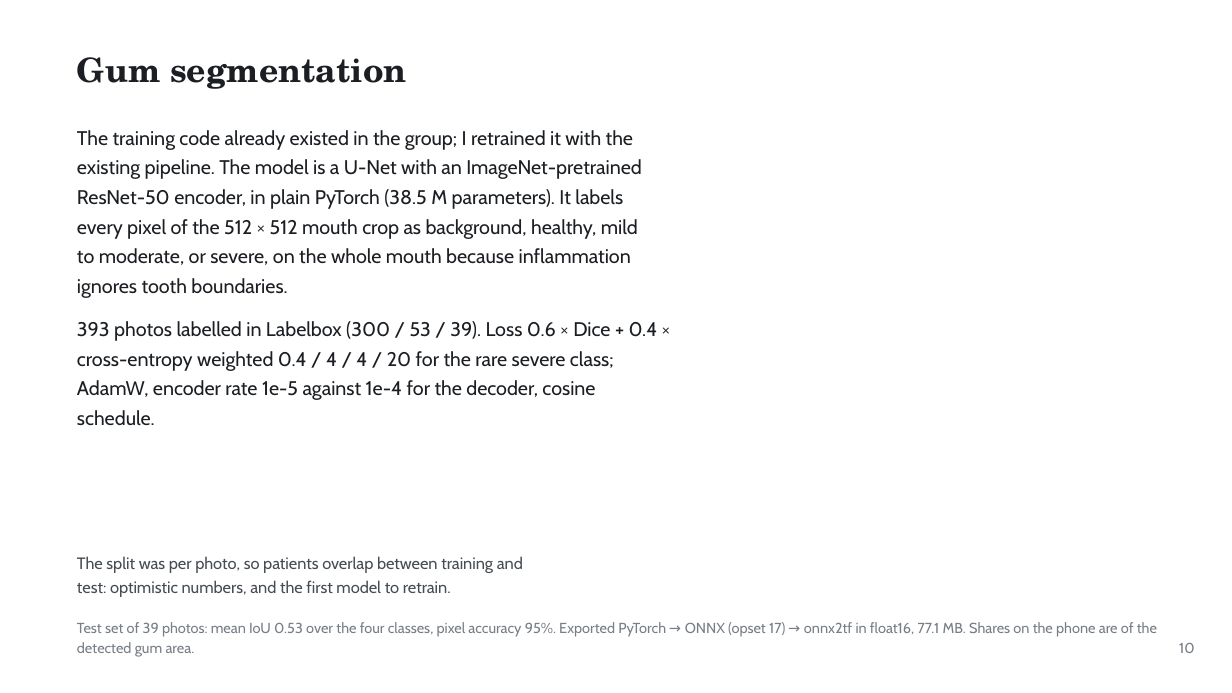
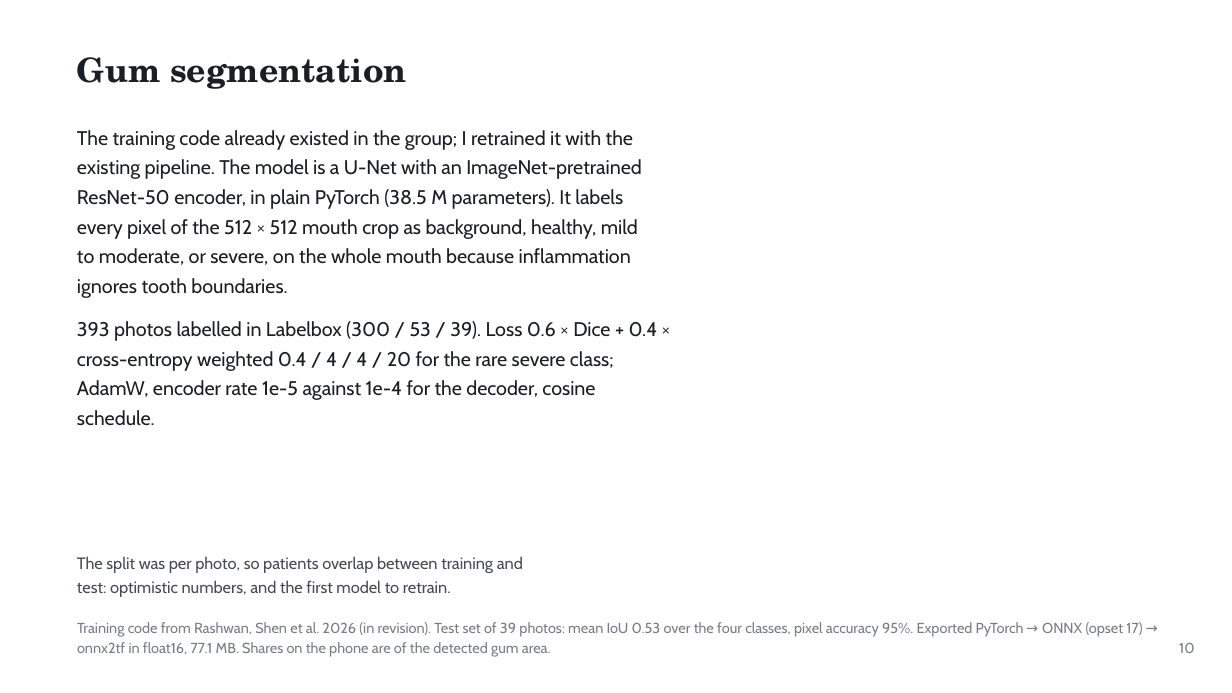
Before and after one commit to ertugrul-senturk/interactive-slides, a slide deck: slide 19 of public/decks/2026-11-smart-teeth.pptx. Drawn at 1232x693 pixels with LibreOffice and Linux fonts; fonts in the diff are those of the drawing; background and template pictures are left out. Boxes give left, top, right and bottom in pixels: in the first picture for what was removed or moved away, otherwise in the second. Text is boxed around its words. In the diff, an @@ line names an element or a change of style, - is before the commit and + after.

```diff
--- a/public/decks/2026-11-smart-teeth.pptx
+++ b/public/decks/2026-11-smart-teeth.pptx
@@ text at [77,622,1142,657]: text changed @@
-Test set of 39 photos: mean IoU 0.53 over the four classes, pixel accuracy 95%. Exported PyTorch → ONNX (opset 17) → onnx2tf in float16, 77.1 MB. Shares on the phone are of the
-detected gum area.
+Training code from Rashwan, Shen et al. 2026 (in revision). Test set of 39 photos: mean IoU 0.53 over the four classes, pixel accuracy 95%. Exported PyTorch → ONNX (opset 17) →
+onnx2tf in float16, 77.1 MB. Shares on the phone are of the detected gum area.
```
Also in this commit, not shown: 3 other slides changed, 6 other files.
